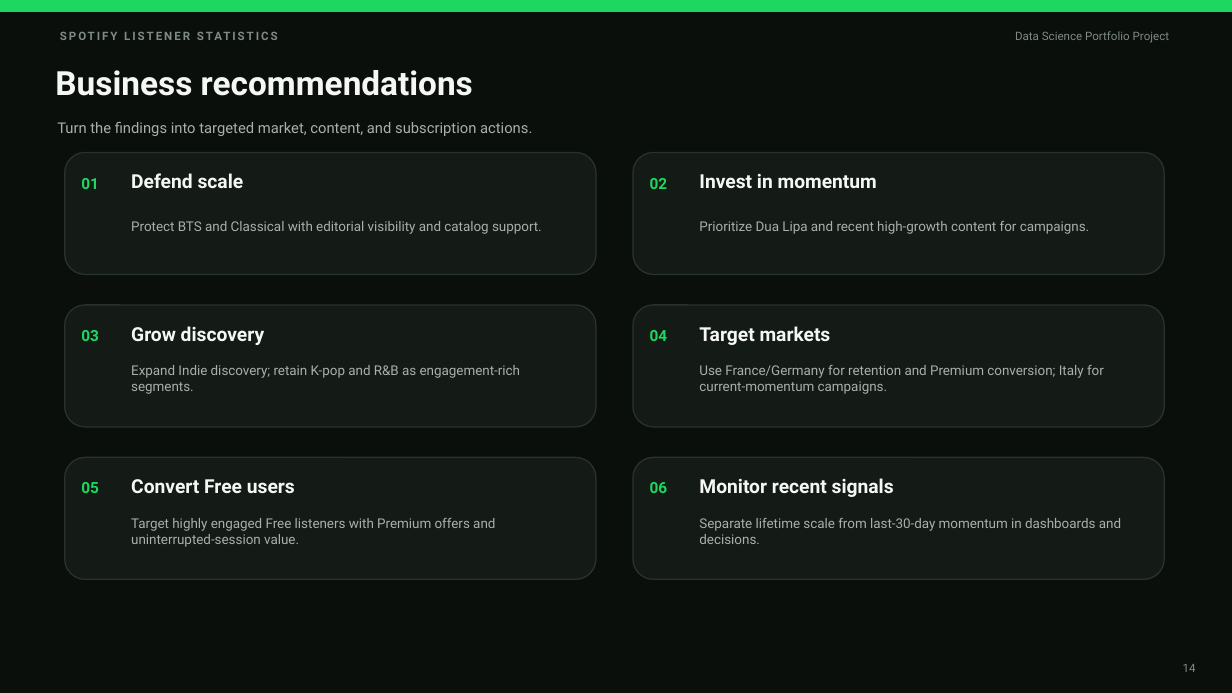
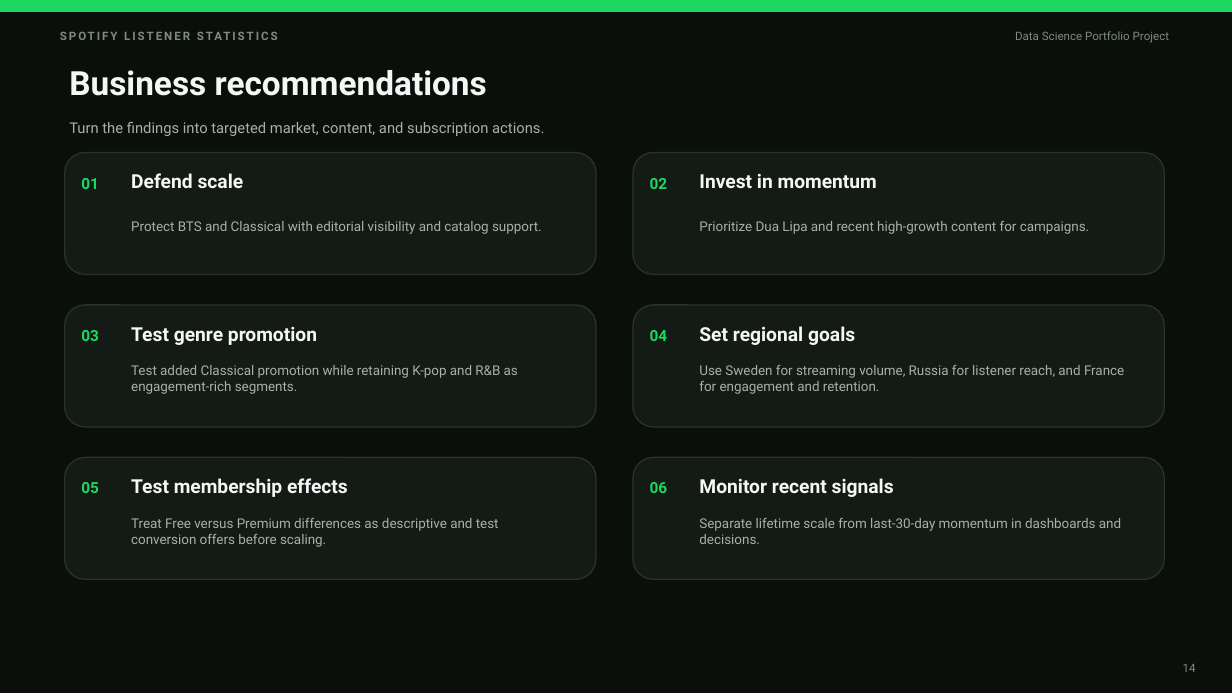
Before and after one commit to mightyalok00/spotify-listener-statistics-eda, a slide deck: slide 14 of Spotify_Listener_Statistics_Analysis_Presentation_By_Alok_Agarwal.pptx. Drawn at 1232x693 pixels with LibreOffice and Linux fonts; fonts in the diff are those of the drawing. Boxes give left, top, right and bottom in pixels: in the first picture for what was removed or moved away, otherwise in the second. Text is boxed around its words. In the diff, an @@ line names an element or a change of style, - is before the commit and + after.

```diff
--- a/Spotify_Listener_Statistics_Analysis_Presentation_By_Alok_Agarwal.pptx
+++ b/Spotify_Listener_Statistics_Analysis_Presentation_By_Alok_Agarwal.pptx
@@ text "Business recommendations": place and size @@
-text "Business recommendations" at (55,70,473,96)
+text "Business recommendations" at (69,70,487,96)
@@ text "Turn the findings into targeted ...": place and size @@
-text "Turn the findings into targeted ..." at (57,122,532,136)
+text "Turn the findings into targeted ..." at (69,122,544,136)
@@ text at (131,327,317,345): text changed @@
-Grow discovery
+Test genre promotion
@@ text at (699,326,855,345): text changed @@
-Target markets
+Set regional goals
@@ text at (131,365,518,394): text changed @@
-Expand Indie discovery; retain K-pop and R&B as engagement-rich segments.
+Test added Classical promotion while retaining K-pop and R&B as engagement-rich segments.
@@ text at (699,365,1124,394): text changed @@
-Use France/Germany for retention and Premium conversion; Italy for current-momentum campaigns.
+Use Sweden for streaming volume, Russia for listener reach, and France for engagement and retention.
@@ text at (131,478,348,497): text changed @@
-Convert Free users
+Test membership effects
@@ text at (131,518,499,547): text changed @@
-Target highly engaged Free listeners with Premium offers and uninterrupted-session value.
+Treat Free versus Premium differences as descriptive and test conversion offers before scaling.
```
Also in this commit, not shown: 10 other slides changed.
